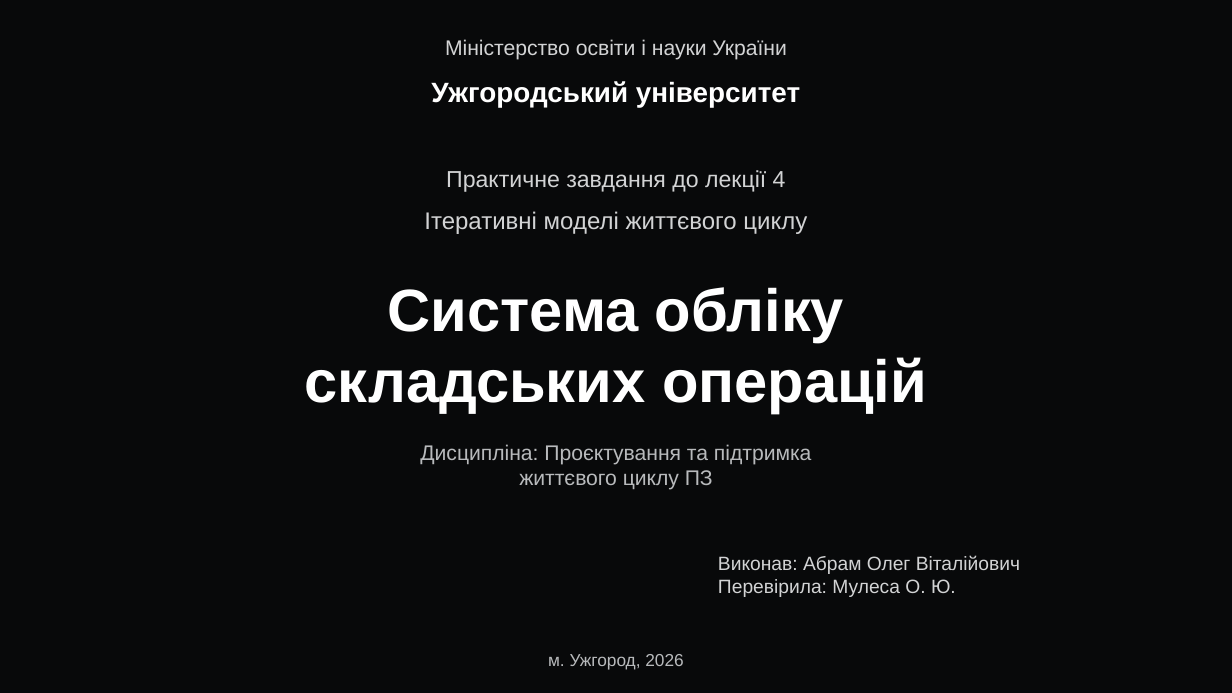
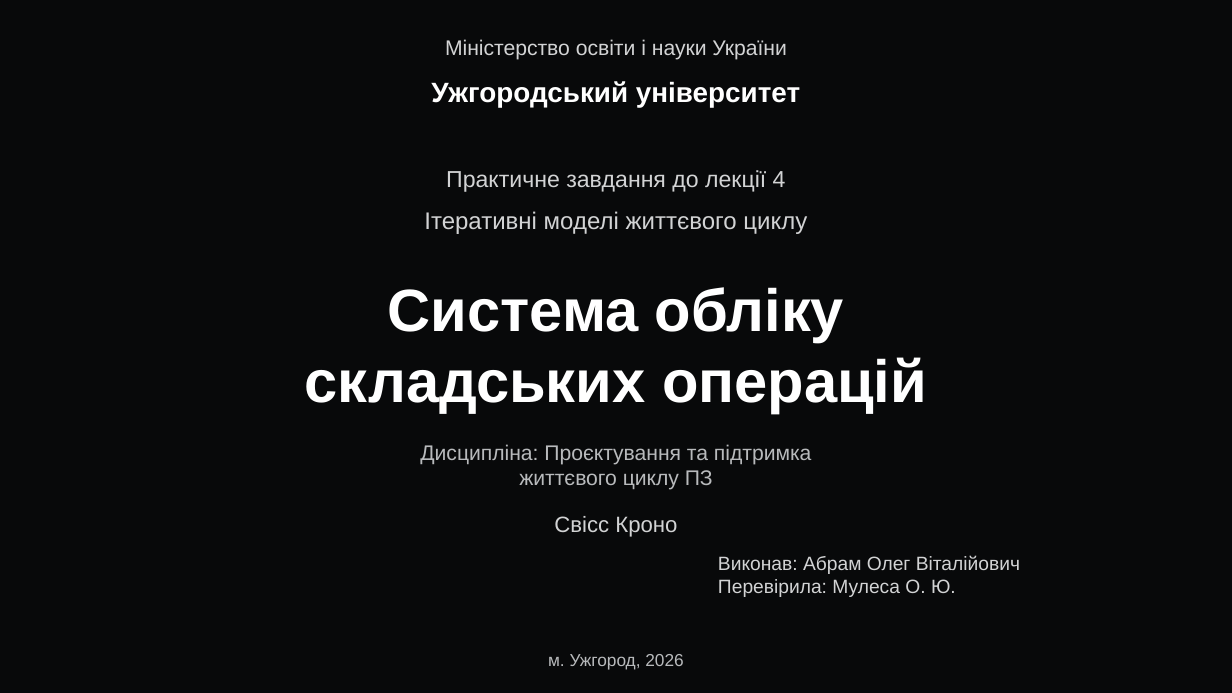
Before and after one commit to olehabram/pallet-warehouse, a slide deck: slide 1 of docs/Iterations_Discussion.pptx. Drawn at 1232x693 pixels with LibreOffice and Linux fonts; fonts in the diff are those of the drawing; background and template pictures are left out. Boxes give left, top, right and bottom in pixels: in the first picture for what was removed or moved away, otherwise in the second. Text is boxed around its words. In the diff, an @@ line names an element or a change of style, - is before the commit and + after.

Commit message:
Додано схему ітерацій «Свісс Кроно» та скриншот у презентацію
Оновлено редагований roadmap.drawio, додано експорт SVG і вбудовану схему до Iterations.md. Збережено узгодженість із backlog; нотатки презентації порожні.

```diff
--- a/docs/Iterations_Discussion.pptx
+++ b/docs/Iterations_Discussion.pptx
@@ text added at (x1=554, y1=516, x2=677, y2=537), 17.2 pt, text #D2D3D4 @@
+Свісс Кроно
```
Also in this commit, not shown: 5 other slides changed, 1 slide added, 4 other files.
